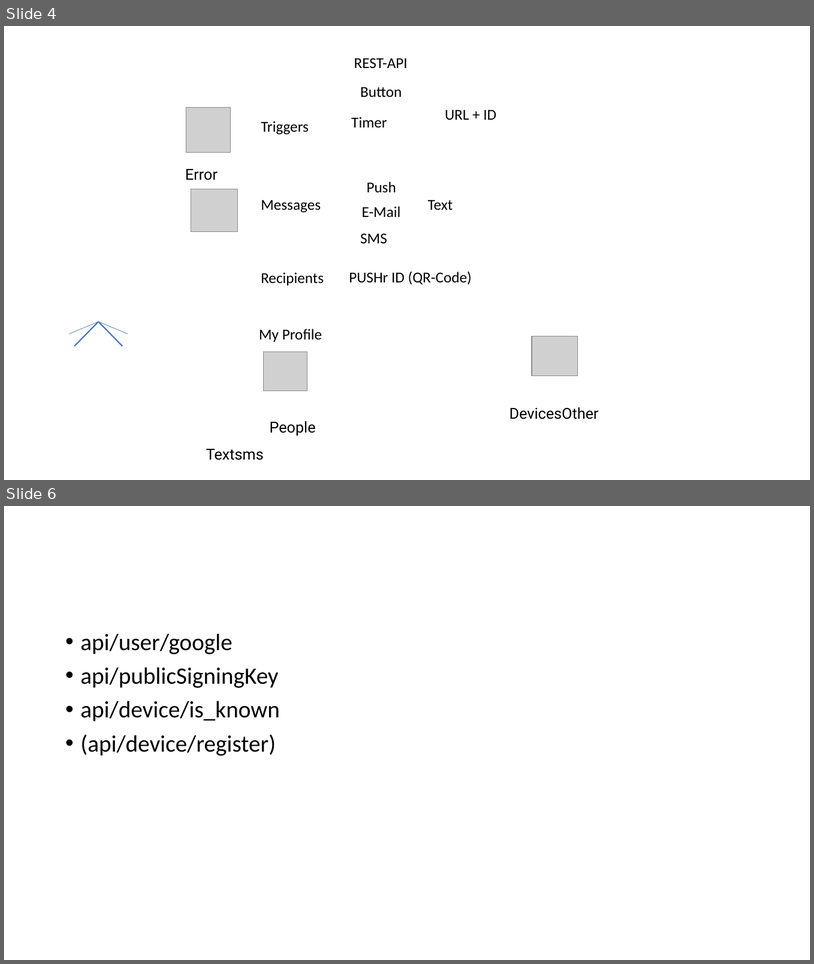
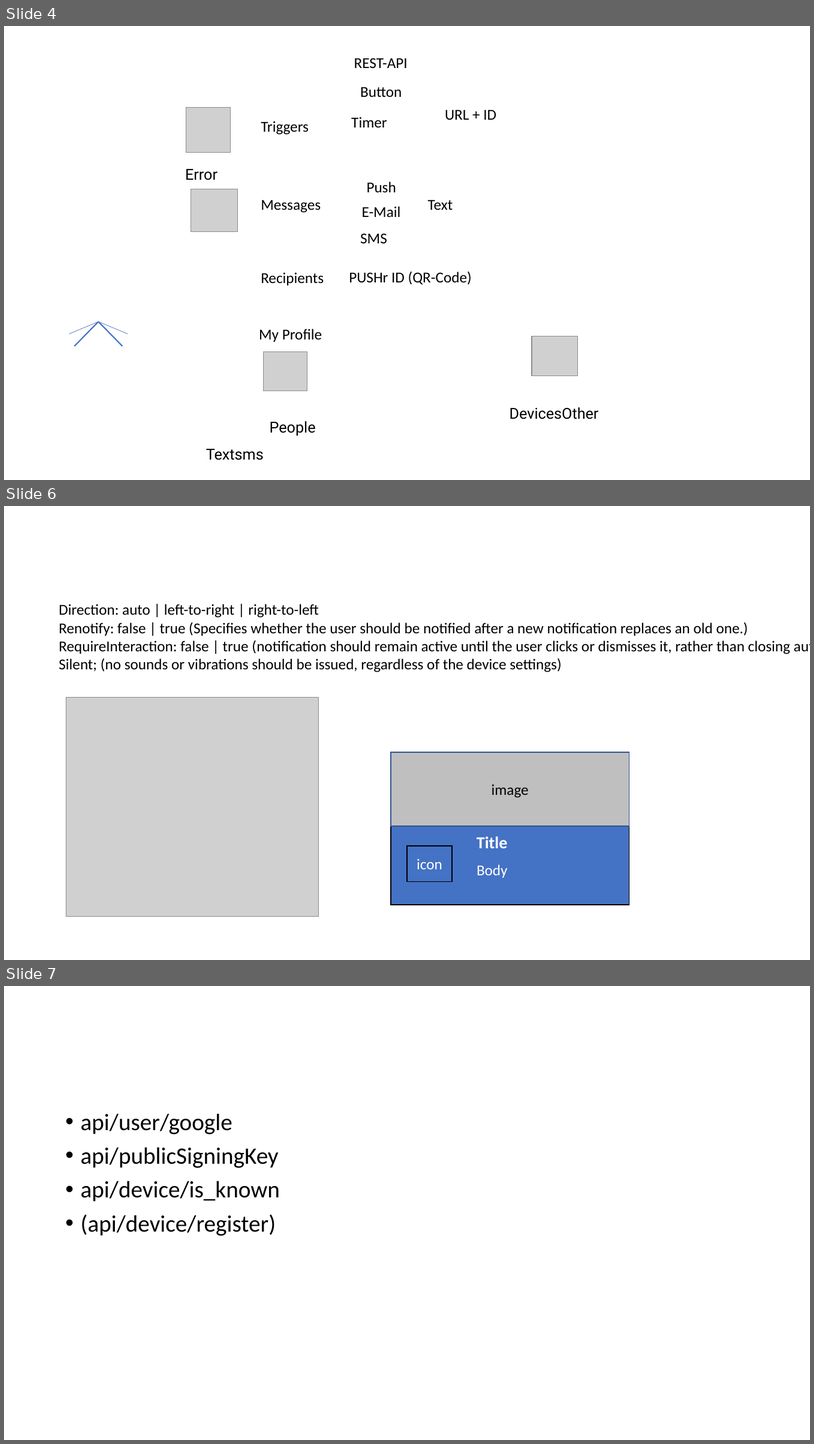
Before and after one commit to Benvorth/pushr-fe, a slide deck: pushr.pptx. Shown one above the other, each under a label of ours: slides 4 and 6 before the commit, slides 4, 6 and 7 after it; the slides between them are not shown. The pictures are 814x964 and 814x1444 pixels, drawn with LibreOffice and Linux fonts; fonts in the diff are those of the drawing; grey boxes stand for pictures. Boxes give left, top, right and bottom in pixels: in the first picture for what was removed or moved away, otherwise in the second. Text is boxed around its words. In the diff, an @@ line names an element or a change of style, - is before the commit and + after.

```diff
--- a/pushr.pptx
+++ b/pushr.pptx
@@ slide 6 added at (4,506,810,960), background #FFFFFF @@
@@ text added at (59,604,791,672), 18 pt, text #000000 @@
+Direction: auto | left-to-right | right-to-left
+Renotify: false | true (Specifies whether the user should be notified after a new notification replaces an old one.)
+RequireInteraction: false | true (notification should remain active until the user clicks or dismisses it, rather than closing automatically)
+Silent; (no sounds or vibrations should be issued, regardless of the device settings)
@@ picture added at (66,697,319,916) @@
@@ rectangle added at (391,752,630,826), fill #BFBFBF, outline #325491 1 pt, 18 pt, text #000000 @@
+image
@@ rectangle added at (391,826,630,904), fill #4472C4, outline #000000 1 pt @@
@@ rectangle added at (408,846,452,882), fill #4472C4, outline #000000 1 pt, 18 pt, text #FFFFFF @@
+icon
@@ text added at (477,836,507,848), 20 pt, text #FFFFFF, bold @@
+Title
@@ text added at (477,864,508,877), 18 pt, text #FFFFFF @@
+Body
@@ what was slide 6 is now slide 7 @@
```
Also in this commit, not shown: 1 slide changed, 9 other files.
